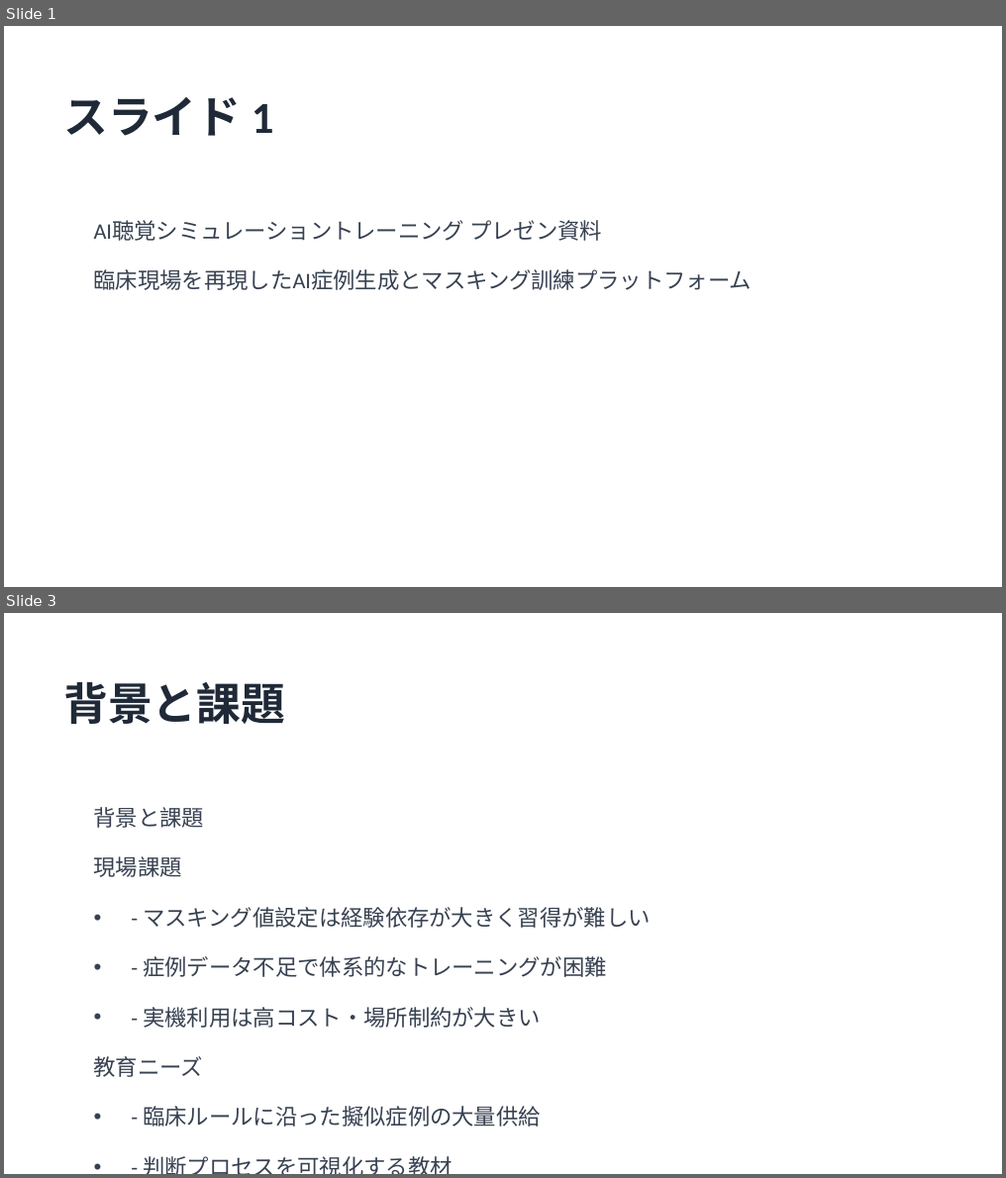
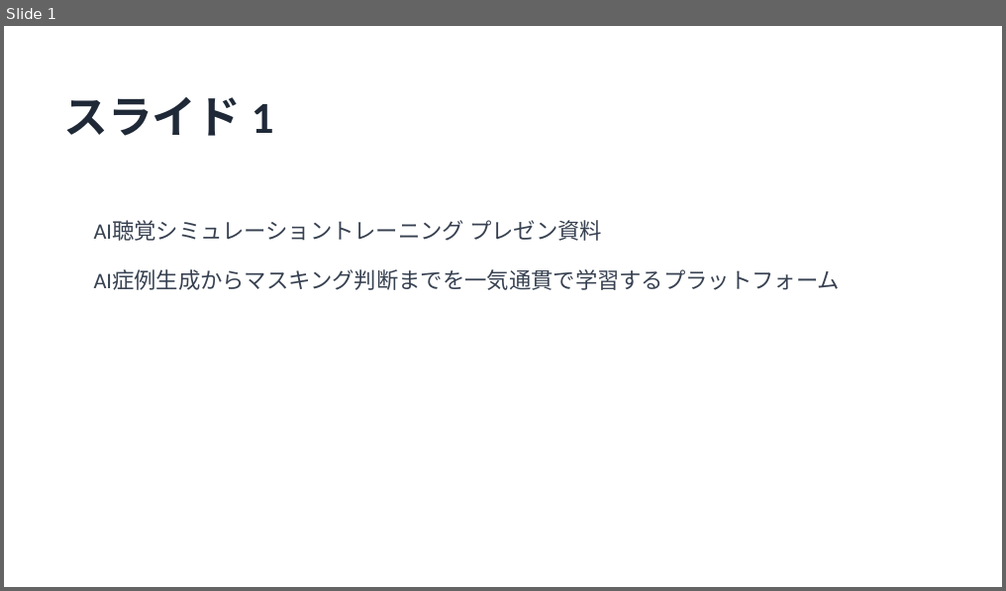
Before and after one commit to HIdechan-Maeda/Audiogram-masking-training-ver.2, a slide deck: HearSim_マスキング訓練プレゼン.pptx. Shown one above the other, each under a label of ours: slides 1 and 3 before the commit, slide 1 after it; the slides between them are not shown. The pictures are 1006x1178 and 1006x591 pixels, drawn with LibreOffice and Linux fonts; fonts in the diff are those of the drawing. Boxes give left, top, right and bottom in pixels: in the first picture for what was removed or moved away, otherwise in the second. Text is boxed around its words. In the diff, an @@ line names an element or a change of style, - is before the commit and + after.

```diff
--- a/HearSim_マスキング訓練プレゼン.pptx
+++ b/HearSim_マスキング訓練プレゼン.pptx
@@ slide 3 removed at <box>4,613,1002,1174</box>, background #FFFFFF @@
@@ text removed at <box>63,682,285,724</box> @@
-背景と課題
@@ text removed at <box>94,807,205,828</box> @@
-背景と課題
@@ text removed at <box>94,857,182,877</box> @@
-現場課題
@@ text removed at <box>143,907,650,928</box> @@
-• - マスキング値設定は経験依存が大きく習得が難しい
@@ text removed at <box>143,957,607,977</box> @@
-• - 症例データ不足で体系的なトレーニングが困難
@@ text removed at <box>143,1007,541,1028</box> @@
-• - 実機利用は高コスト・場所制約が大きい
@@ text removed at <box>94,1057,203,1077</box> @@
-教育ニーズ
@@ text removed at <box>143,1106,541,1127</box> @@
-• - 臨床ルールに沿った擬似症例の大量供給
@@ text removed at <box>84,1142,922,1174</box> @@
-• - 判断プロセスを可視化する教材
@@ slide 1 changed as well @@
@@ text at <box>94,271,841,290</box>: text changed @@
-臨床現場を再現したAI症例生成とマスキング訓練プラットフォーム
+AI症例生成からマスキング判断までを一気通貫で学習するプラットフォーム
```
Also in this commit, not shown: 8 other slides changed, 4 slides added, 3 other slides removed, 1 other file.
